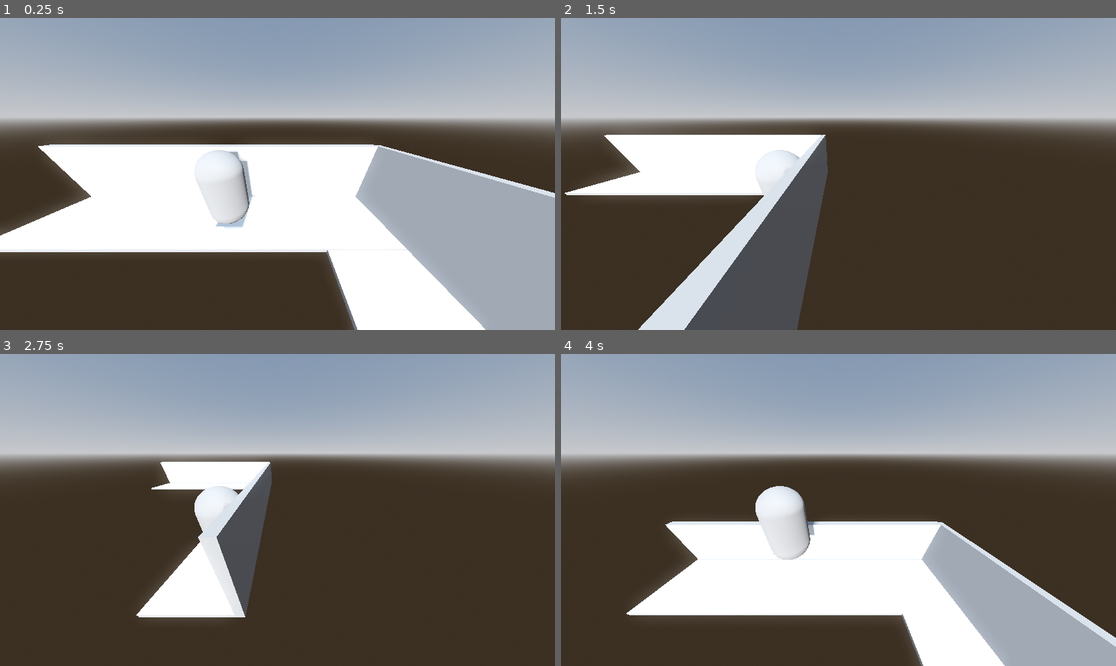
Above: before the commit, frames 1-4 (two rows, left to right).
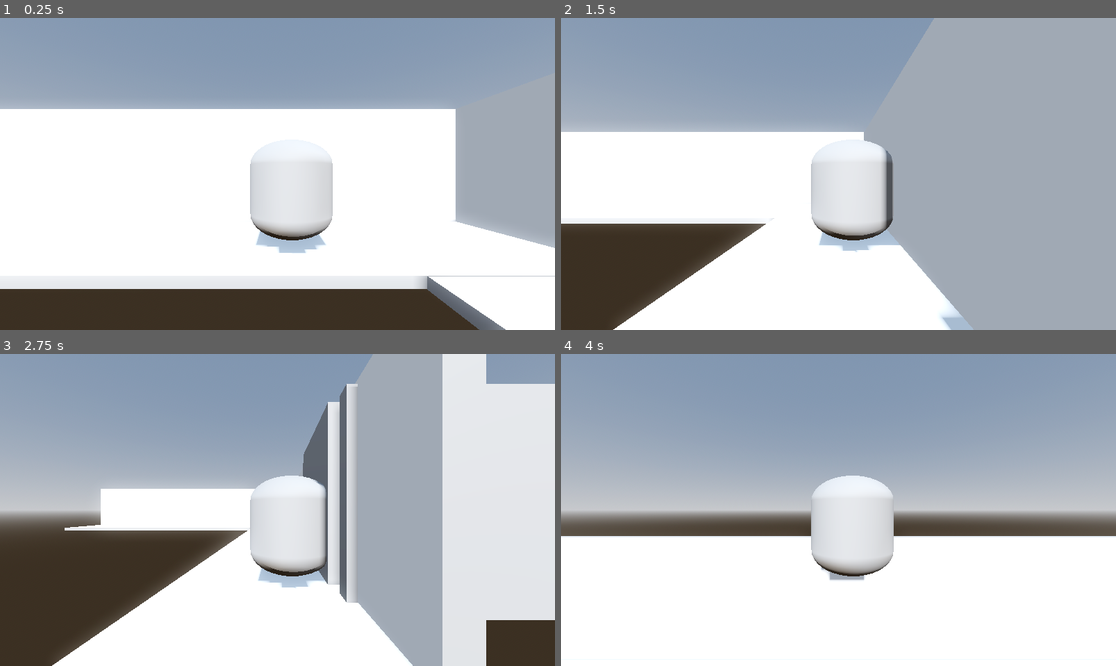
Above: after the commit, the same moments.

Repository: jpat125/DigiTech-3.7-3.8-Game-Development
Game: Godot game, scene res://corridor testing.tscn
Same seed, same stepped clock (60 frames per second), same inputs: the game is played once before the commit and once after it. The project has no main scene, so this scene is started directly.
Inputs (mouse positions are in pixels of both pictures, inside the frame that each line leads up to):
- Up to frame 1 (0.25 s): no input
- Up to frame 2 (1.5 s): tap Enter (ui_accept) at 0.5, 0.77 s; move the mouse to (960, 158) at 0.52 s; hold D (right) 0.53-1.28 s; click (960, 158) at 0.67 s; move the mouse to (727, 189) at 1.27 s; hold S (back) from 1.28 s (still down)
- Up to frame 3 (2.75 s): tap Enter (ui_accept) at 1.52 s; move the mouse to (333, 441) at 2.02 s; release S (back) at 2.03 s; hold D (right) from 2.03 s (still down)
- Up to frame 4 (4 s): tap Enter (ui_accept) at 2.75, 3.02, 3.77 s; move the mouse to (810, 572) at 2.77 s; release D (right) at 2.78 s; hold W (forward) 2.78-3.53 s; click (810, 572) at 2.92 s; move the mouse to (1005, 556) at 3.52 s; hold A (left) from 3.53 s (still down)

The runs differ from the first frame. In frame 1, 51% of the frame differs, in the area x 0-100%, y 16-100%; in frame 2, 62%; in frame 3, 66%; in frame 4, 66%.

Commit message:
Creating chamber
Creating chamber, having trouble making hole in wall for entrance. Moved character capsule to own scene.

Diff:
--- /dev/null
+++ b/character capsule.tscn
@@ -0,0 +1,26 @@
+[gd_scene load_steps=4 format=3 uid="uid://d0o7tufesfmq7"]
+
+[ext_resource type="Script" path="res://CharacterBody3Dscript.gd" id="1_tjq66"]
+
+[sub_resource type="CapsuleMesh" id="CapsuleMesh_kfu8q"]
+
+[sub_resource type="CapsuleShape3D" id="CapsuleShape3D_nxivi"]
+radius = 0.503096
+
+[node name="CharacterBody3D" type="CharacterBody3D"]
+transform = Transform3D(-0.5, 0, -7.54979e-08, 0, 0.3, 0, 7.54979e-08, 0, -0.5, 0.364047, 0.116487, 0.00996151)
+script = ExtResource("1_tjq66")
+
+[node name="MeshInstance3D" type="MeshInstance3D" parent="."]
+transform = Transform3D(1, 0, 0, 0, 1, 0, 0, 0, 1, -0.00142145, -0.105236, -0.0862828)
+mesh = SubResource("CapsuleMesh_kfu8q")
+
+[node name="CollisionShape3D" type="CollisionShape3D" parent="."]
+transform = Transform3D(1, 0, 0, 0, 1, 0, 0, 0, 1, 0, -0.114179, -0.0923674)
+shape = SubResource("CapsuleShape3D_nxivi")
+
+[node name="Neck" type="Node3D" parent="."]
+
+[node name="Camera3d" type="Camera3D" parent="Neck"]
+transform = Transform3D(-2, 0, -1.74845e-07, 0, 3.33333, 0, 1.74845e-07, 0, -2, 0.16518, 0.200194, -2.60536)
+fov = 75.2306
--- a/corridor testing.tscn
+++ b/corridor testing.tscn
@@ -1,6 +1,8 @@
-[gd_scene load_steps=14 format=3 uid="uid://dokm217xdapjf"]
+[gd_scene load_steps=13 format=3 uid="uid://dokm217xdapjf"]
 
-[ext_resource type="Script" path="res://CharacterBody3Dscript.gd" id="1_lmcyu"]
+[ext_resource type="PackedScene" uid="uid://d0o7tufesfmq7" path="res://character capsule.tscn" id="1_biemy"]
+
+[sub_resource type="BoxMesh" id="BoxMesh_g2tgj"]
 
 [sub_resource type="ProceduralSkyMaterial" id="ProceduralSkyMaterial_25dwf"]
 sky_horizon_color = Color(0.64625, 0.65575, 0.67075, 1)
@@ -31,15 +33,17 @@
 [sub_resource type="BoxShape3D" id="BoxShape3D_dvt2n"]
 size = Vector3(15.7388, 0.001, 25.1235)
 
-[sub_resource type="CapsuleMesh" id="CapsuleMesh_8xcei"]
-
-[sub_resource type="CapsuleShape3D" id="CapsuleShape3D_abp6s"]
-radius = 0.503096
-
 [sub_resource type="BoxShape3D" id="BoxShape3D_1hvwt"]
-size = Vector3(33.456, 0.01, 11.297)
+size = Vector3(40.6246, 0.01, 11.297)
 
 [node name="Node3D" type="Node3D"]
+
+[node name="CSGMesh3D4" type="CSGMesh3D" parent="."]
+transform = Transform3D(1, 0, 0, 0, 1, 0, 0, 0, 1, 2.20218, 0.00644124, 3.37727)
+operation = 2
+mesh = SubResource("BoxMesh_g2tgj")
+
+[node name="CharacterBody3D" parent="." instance=ExtResource("1_biemy")]
 
 [node name="WorldEnvironment" type="WorldEnvironment" parent="."]
 environment = SubResource("Environment_xneor")
@@ -73,24 +77,6 @@
 transform = Transform3D(-0.25, -8.74228e-09, 1.71962e-16, 0, -4.37114e-09, -0.045, 2.18557e-08, -0.1, 1.96701e-09, -0.859347, 0.135589, 9.81561)
 shape = SubResource("BoxShape3D_dvt2n")
 
-[node name="CharacterBody3D" type="CharacterBody3D" parent="CSGMesh3D"]
-transform = Transform3D(-0.5, 0, -7.54979e-08, 0, 0.5, 0, 7.54979e-08, 0, -0.5, 0.364047, 0.116487, 0.00996151)
-script = ExtResource("1_lmcyu")
-
-[node name="MeshInstance3D" type="MeshInstance3D" parent="CSGMesh3D/CharacterBody3D"]
-transform = Transform3D(1, 0, 0, 0, 1, 0, 0, 0, 1, -0.00142145, -0.105236, -0.0862828)
-mesh = SubResource("CapsuleMesh_8xcei")
-
-[node name="CollisionShape3D" type="CollisionShape3D" parent="CSGMesh3D/CharacterBody3D"]
-transform = Transform3D(1, 0, 0, 0, 1, 0, 0, 0, 1, 0, -0.114179, -0.0923674)
-shape = SubResource("CapsuleShape3D_abp6s")
-
-[node name="Neck" type="Node3D" parent="CSGMesh3D/CharacterBody3D"]
-
-[node name="Camera3d" type="Camera3D" parent="CSGMesh3D/CharacterBody3D/Neck"]
-transform = Transform3D(-2, -8.28922e-08, 1.53948e-07, 0, 1.76095, 0.948176, -1.74846e-07, 0.948176, -1.76095, -1.30689, 1.52124, -2.27395)
-fov = 111.798
-
 [node name="CSGMesh3D2" type="CSGMesh3D" parent="."]
 transform = Transform3D(-4.37114e-08, 0, -1, 0, 1, 0, 1, 0, -4.37114e-08, 1.36985, -0.00185767, 2.01755)
 mesh = SubResource("BoxMesh_rq5mp")
@@ -109,9 +95,34 @@
 shape = SubResource("BoxShape3D_vub8m")
 
 [node name="SC - wall" type="CollisionShape3D" parent="CSGMesh3D2/StaticBody3D"]
-transform = Transform3D(9.55343e-17, 4.37114e-08, 0.25, 0.05, -4.37114e-08, 0, 2.18557e-09, 1, -1.09278e-08, -0.325609, 0.194097, 9.01585)
+transform = Transform3D(9.55343e-17, 4.37114e-08, 0.25, 0.05, -4.37114e-08, 0, 2.18557e-09, 1, -1.09278e-08, -2.44519, 0.194097, 9.01585)
 shape = SubResource("WorldBoundaryShape3D_1d74w")
 
 [node name="SC - wall2" type="CollisionShape3D" parent="CSGMesh3D2/StaticBody3D"]
-transform = Transform3D(0.1, 0, 0, 0, -4.37114e-09, -0.1, 0, 0.1, -4.37114e-09, -0.215076, 0.252683, 9.93287)
+transform = Transform3D(0.1, 0, 0, 0, -4.37114e-09, -0.1, 0, 0.1, -4.37114e-09, 0.136909, 0.240475, 9.90502)
 shape = SubResource("BoxShape3D_1hvwt")
+
+[node name="CSGMesh3D3" type="CSGMesh3D" parent="."]
+transform = Transform3D(-1, 0, -2.26494e-07, 0, 1, 0, 1.50996e-07, 0, -1.5, 4.23001, -0.0228381, 3.32894)
+mesh = SubResource("BoxMesh_rq5mp")
+
+[node name="CSGMesh3D2" type="CSGMesh3D" parent="CSGMesh3D3"]
+transform = Transform3D(1.143, 0, -1.42109e-14, 0, 1.198, 0, 0, 0, 0.8, -0.336559, 0.156611, -0.0380025)
+operation = 2
+mesh = SubResource("BoxMesh_bgr2o")
+material = SubResource("StandardMaterial3D_015s0")
+
+[node name="StaticBody3D" type="StaticBody3D" parent="CSGMesh3D3"]
+transform = Transform3D(1, 0, 0, 0, 1, 0, 0, 0, 1, 0.402738, -0.115874, -9.41786)
+
+[node name="SC - floor" type="CollisionShape3D" parent="CSGMesh3D3/StaticBody3D"]
+transform = Transform3D(1, 0, 0, 0, -4.37114e-08, -1, 0, 1, -4.37114e-08, -0.355449, -0.834198, 9.38596)
+shape = SubResource("BoxShape3D_vub8m")
+
+[node name="SC - wall" type="CollisionShape3D" parent="CSGMesh3D3/StaticBody3D"]
+transform = Transform3D(9.55343e-17, 4.37114e-08, 0.25, 0.05, -4.37114e-08, 0, 2.18557e-09, 1, -1.09278e-08, -0.628024, 0.194097, 9.01585)
+shape = SubResource("WorldBoundaryShape3D_1d74w")
+
+[node name="SC - wall2" type="CollisionShape3D" parent="CSGMesh3D3/StaticBody3D"]
+transform = Transform3D(0.1, -1.77636e-15, 0, 0, -4.37114e-09, -0.1, 0, 0.1, -4.37114e-09, -0.248577, 0.240475, 9.90502)
+shape = SubResource("BoxShape3D_1hvwt")
